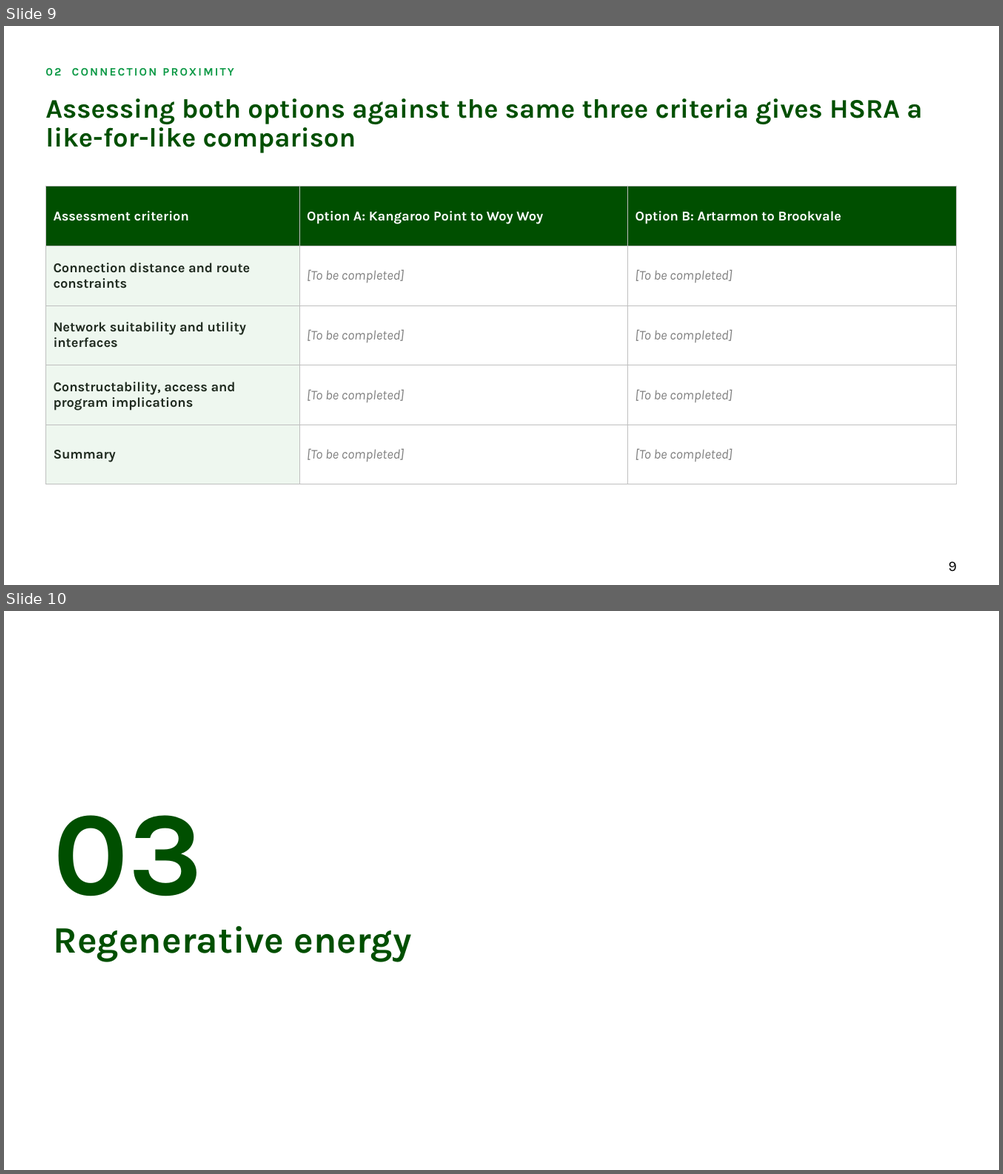
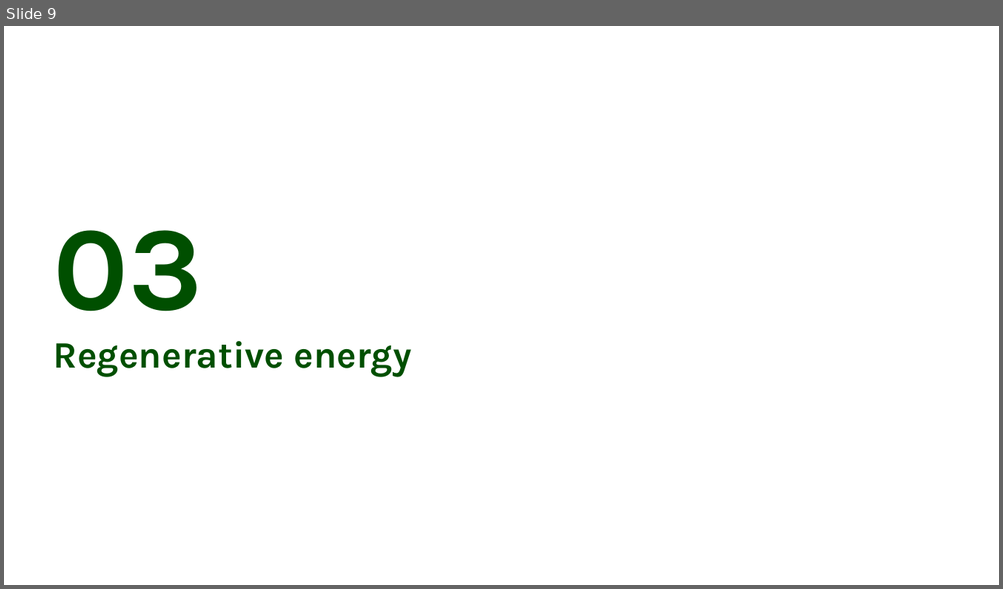
Before and after one commit to alyciawolf02/claude, a slide deck: deliverables/GoFar_Power_and_Grid_Connection_2_Workshop_Structure.pptx. Shown one above the other, each under a label of ours: slides 9 and 10 before the commit, slide 9 after it. The pictures are 1003x1174 and 1003x589 pixels, drawn with LibreOffice and Linux fonts; fonts in the diff are those of the drawing; background and template pictures are left out. Boxes give left, top, right and bottom in pixels: in the first picture for what was removed or moved away, otherwise in the second. Text is boxed around its words. In the diff, an @@ line names an element or a change of style, - is before the commit and + after.

```diff
--- a/deliverables/GoFar_Power_and_Grid_Connection_2_Workshop_Structure.pptx
+++ b/deliverables/GoFar_Power_and_Grid_Connection_2_Workshop_Structure.pptx
@@ slide 9 removed at <box>4,26,999,585</box>, background #FFFFFF @@
@@ text removed at <box>45,68,233,76</box> @@
-02 CONNECTION PROXIMITY
@@ title removed at <box>45,99,922,153</box> @@
-Assessing both options against the same three criteria gives HSRA a like-for-like comparison
@@ table removed at <box>45,187,956,485</box>, 5 rows, 3 columns @@
-Assessment criterion | Option A: Kangaroo Point to Woy Woy | Option B: Artarmon to Brookvale
-Connection distance and route constraints | [To be completed] | [To be completed]
-Network suitability and utility interfaces | [To be completed] | [To be completed]
-Constructability, access and program implications | [To be completed] | [To be completed]
-Summary | [To be completed] | [To be completed]
@@ page number removed at <box>948,562,956,571</box> @@
-9
@@ what was slide 10 is now slide 9 @@
```
Also in this commit, not shown: 12 slides changed, 3 other slides removed.
